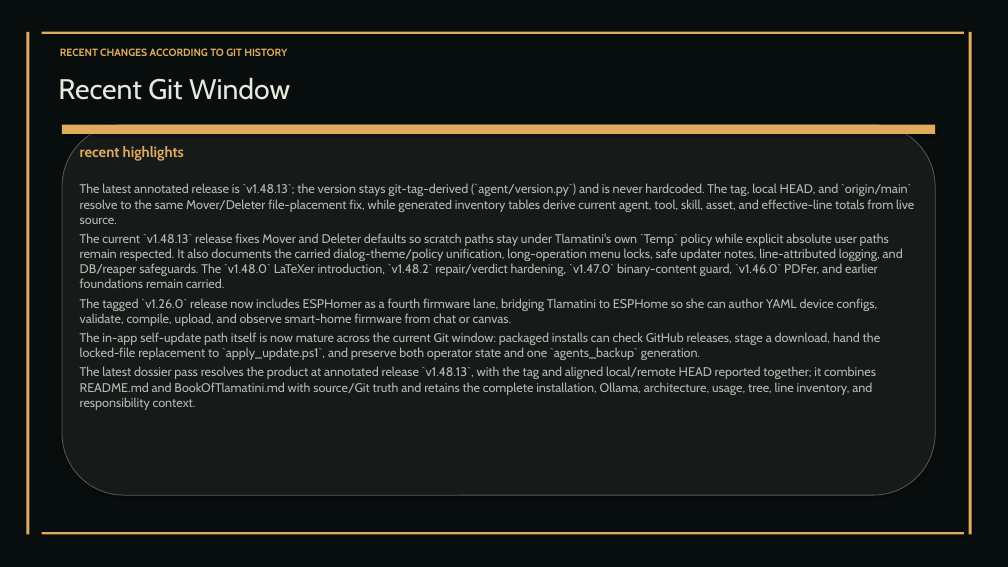
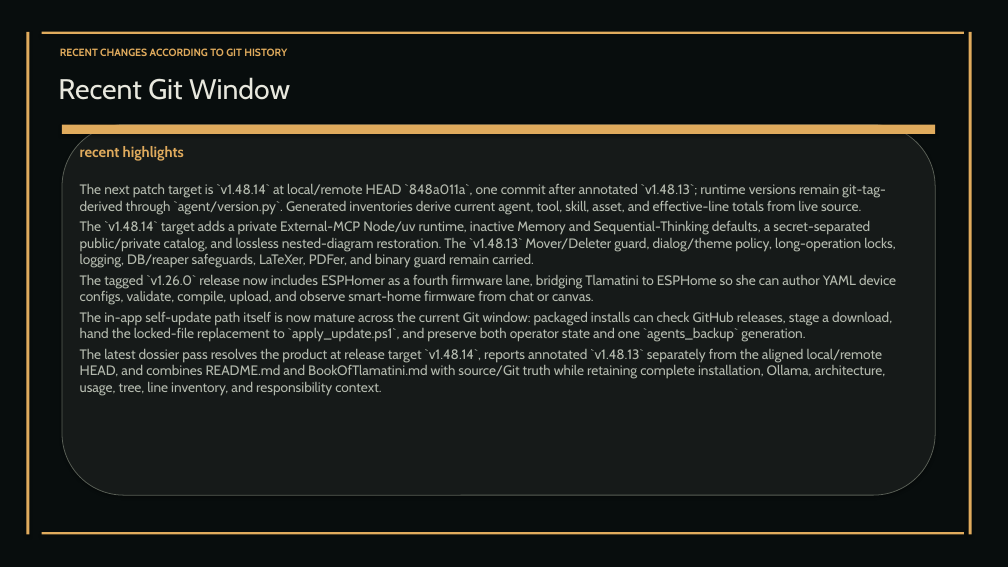
Before and after one commit to XAIHT/Tlamatini, a slide deck: slide 113 of Tlamatini_eXtended_Artificial_Intelligence_Humanly_Tempered.pptx (slide 114 before the commit). Drawn at 1008x567 pixels with LibreOffice and Linux fonts; fonts in the diff are those of the drawing. Boxes give left, top, right and bottom in pixels: in the first picture for what was removed or moved away, otherwise in the second. Text is boxed around its words. In the diff, an @@ line names an element or a change of style, - is before the commit and + after.

Commit message:
Enabling Tlamatini with a OOS (Out Of Session Mechanism) on memory and sequential mcps by default, by angelahack1

```diff
--- a/Tlamatini_eXtended_Artificial_Intelligence_Humanly_Tempered.pptx
+++ b/Tlamatini_eXtended_Artificial_Intelligence_Humanly_Tempered.pptx
@@ text at [80, 184, 896, 268]: text changed; size 12 to 13 pt @@
-The latest annotated release is `v1.48.13`; the version stays git-tag-derived (`agent/version.py`) and is never hardcoded. The tag, local HEAD, and `origin/main` resolve to the same Mover/Deleter file-placement fix, while generated inventory tables derive current agent, tool, skill, asset, and effective-line totals from live source.
-The current `v1.48.13` release fixes Mover and Deleter defaults so scratch paths stay under Tlamatini's own `Temp` policy while explicit absolute user paths remain respected. It also documents the carried dialog-theme/policy unification, long-operation menu locks, safe updater notes, line-attributed logging, and DB/reaper safeguards. The `v1.48.0` LaTeXer introduction, `v1.48.2` repair/verdict hardening, `v1.47.0` binary-content guard, `v1.46.0` PDFer, and earlier foundations remain carried.
+The next patch target is `v1.48.14` at local/remote HEAD `848a011a`, one commit after annotated `v1.48.13`; runtime versions remain git-tag-derived through `agent/version.py`. Generated inventories derive current agent, tool, skill, asset, and effective-line totals from live source.
+The `v1.48.14` target adds a private External-MCP Node/uv runtime, inactive Memory and Sequential-Thinking defaults, a secret-separated public/private catalog, and lossless nested-diagram restoration. The `v1.48.13` Mover/Deleter guard, dialog/theme policy, long-operation locks, logging, DB/reaper safeguards, LaTeXer, PDFer, and binary guard remain carried.
@@ text at [80, 275, 896, 342]: size 12 to 13 pt in "The tagged `v1.26.0` release now includes ESPHomer ...", "The in-app self-update path itself is now ..." @@
@@ text at [80, 349, 886, 396]: text changed; size 12 to 13 pt @@
-The latest dossier pass resolves the product at annotated release `v1.48.13`, with the tag and aligned local/remote HEAD reported together; it combines README.md and BookOfTlamatini.md with source/Git truth and retains the complete installation, Ollama, architecture, usage, tree, line inventory, and responsibility context.
+The latest dossier pass resolves the product at release target `v1.48.14`, reports annotated `v1.48.13` separately from the aligned local/remote HEAD, and combines README.md and BookOfTlamatini.md with source/Git truth while retaining complete installation, Ollama, architecture, usage, tree, line inventory, and responsibility context.
```
Also in this commit, not shown: 64 other slides changed, 5 slides removed, 29 other files.
